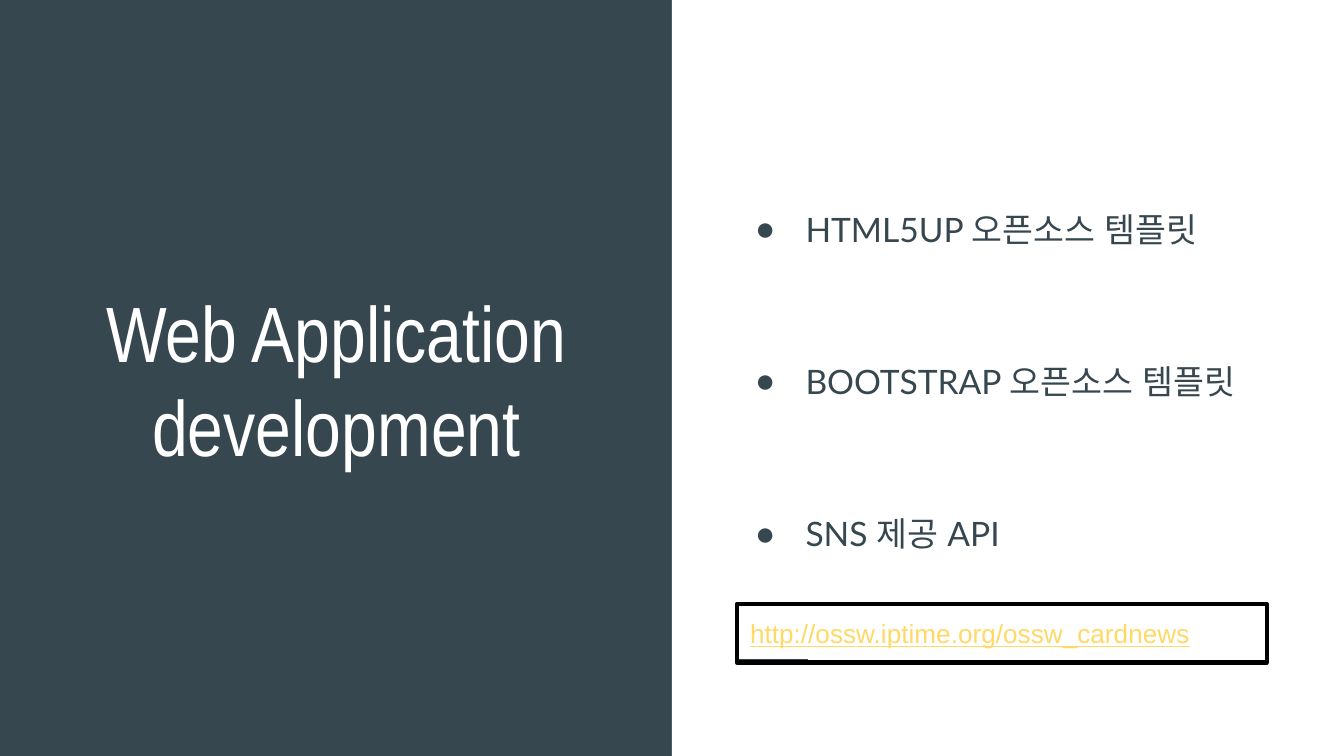
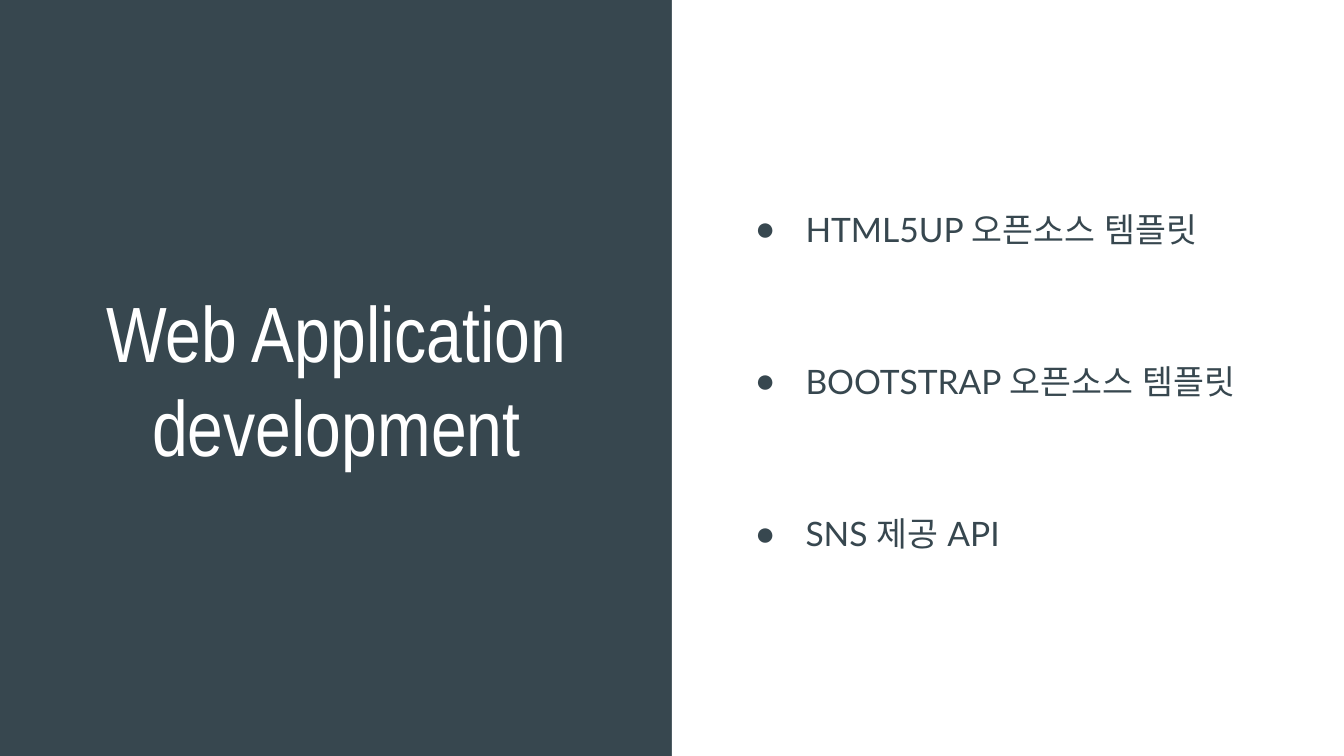
Before and after one commit to jangseokgyu/ossw_cardnews, a slide deck: slide 9 of OSSW-PPT.pptx (slide 7 before the commit). Drawn at 1344x756 pixels with LibreOffice and Linux fonts; fonts in the diff are those of the drawing. Boxes give left, top, right and bottom in pixels: in the first picture for what was removed or moved away, otherwise in the second. Text is boxed around its words. In the diff, an @@ line names an element or a change of style, - is before the commit and + after.

```diff
--- a/OSSW-PPT.pptx
+++ b/OSSW-PPT.pptx
@@ rectangle removed at (x1=737, y1=605, x2=1266, y2=663) @@
-http://ossw.iptime.org/ossw_cardnews
@@ rectangle added at (x1=716, y1=632, x2=852, y2=719), fill #FFFFFF, outline #FFFFFF 0.75 pt @@
@@ line removed from (739, 661) to (808, 661) @@
```
Also in this commit, not shown: 2 other slides changed, 4 slides added.
